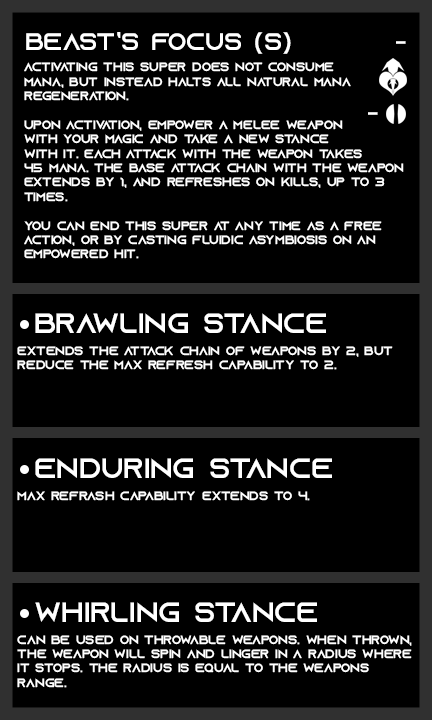
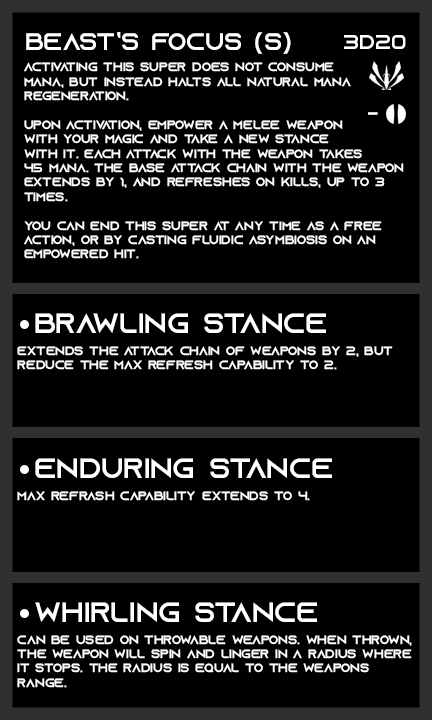
Layered file, before and after one edit (432 x 720). Changes by layer:
added layer "Beamcasting" (2nd of 2, in "Description" › "Affinity") in group "Affinity" over (369, 61, 404, 90)
hid "Corruption" over (379, 58, 407, 96)
renamed "-" to "3d20", painted on it over (344, 35, 406, 49)